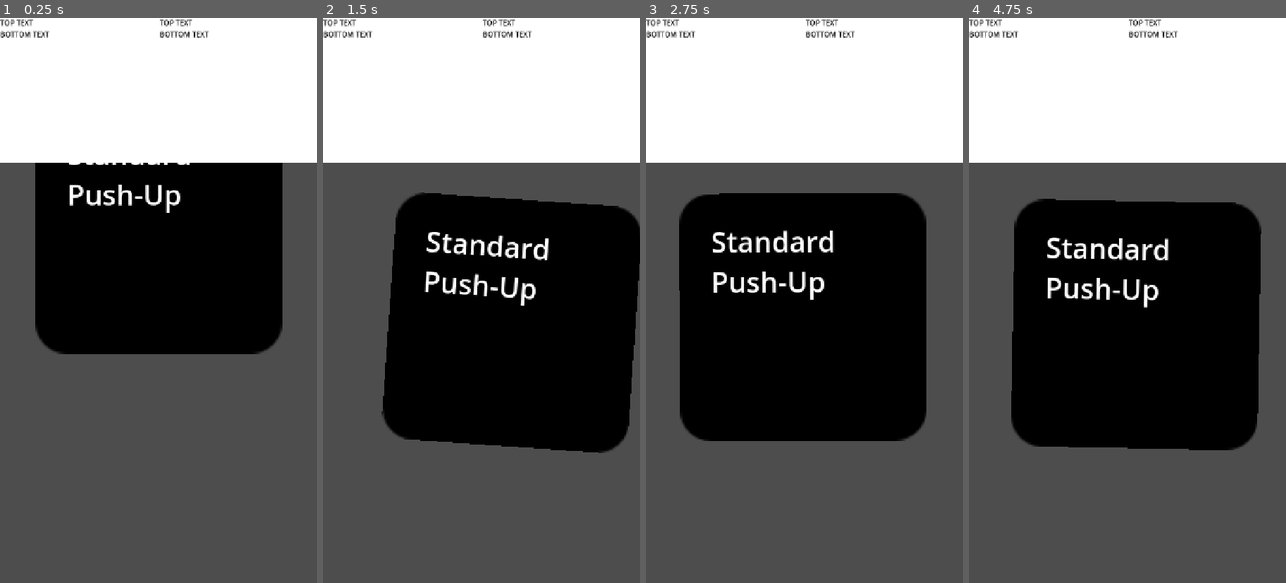
Above: before the commit, frames 1-4 (left to right).
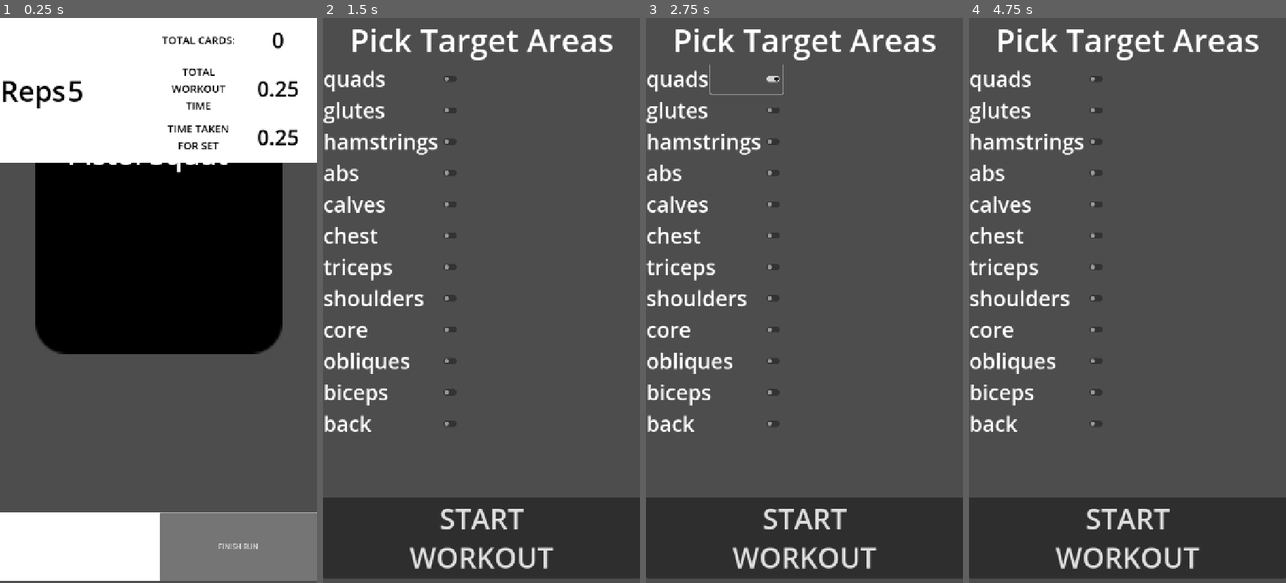
Above: after the commit, the same moments.

Repository: aimforbigfoot/godot-workout-app-working-title-willchangereponamesoon
Game: Godot game, scene res://src/gameScreen/game_screen.tscn
The game is run twice, just before and just after one commit, with the same random seed, the same clock (stepped at 60 frames per second) and the same inputs. The engine's default icon, where the game draws it, is replaced by a stand-in: a white triangle on a blue panel in a dark square.
Inputs (mouse positions are in pixels of both pictures, inside the frame that each line leads up to):
- Up to frame 1 (0.25 s): no input
- Up to frame 2 (1.5 s): click (560, 549) at 0.5 s, where only the run after the commit has a clickable "FINISH RUN"; click (560, 317) at 1.25 s, where only the run after the commit has a clickable "TRY AGAIN"
- Up to frame 3 (2.75 s): click (747, 80) at 2.02 s
- Up to frame 4 (4.75 s): click (1127, 537) at 2.75 s, where only the run after the commit has a clickable "START WORKOUT"; click (1206, 549) at 3.5 s, where only the run after the commit has a clickable "FINISH RUN"; click (1206, 317) at 4.25 s, where only the run after the commit has a clickable "TRY AGAIN"

The runs differ from the first frame. In frame 1, 15% of the frame differs, in the area x 0-100%, y 0-100%; in frame 2, 74%; in frame 3, 73%; in frame 4, 73%.

Commit message:
ALL FROM STREAM - basic MVP DONE
literally did so much, added so much for time to reps to muscle group picker and end screen and stats during runs and YAY

Diff:
--- /dev/null
+++ b/assets/lowerbody.json
@@ -0,0 +1,74 @@
+[
+  {
+    "id": "squat_air",
+    "name": "Air Squat",
+    "muscle_groups": ["quads","glutes","hamstrings"],
+    "difficulty": "beginner",
+    "reps": { "min": 15, "max": 25 },
+    "time_limit_sec": 45,
+    "allow_breaks": true
+  },
+  {
+    "id": "glute_bridge",
+    "name": "Glute Bridge",
+    "muscle_groups": ["glutes","hamstrings"],
+    "difficulty": "beginner",
+    "reps": { "min": 10, "max": 15 },
+    "time_limit_sec": 45,
+    "allow_breaks": true
+  },
+  {
+    "id": "lunge_forward",
+    "name": "Forward Lunge",
+    "muscle_groups": ["quads","hamstrings","glutes"],
+    "difficulty": "intermediate",
+    "reps": { "min": 10, "max": 14 },
+    "time_limit_sec": 50,
+    "allow_breaks": true
+  },
+  {
+    "id": "reverse_lunge",
+    "name": "Reverse Lunge",
+    "muscle_groups": ["quads","hamstrings","glutes"],
+    "difficulty": "intermediate",
+    "reps": { "min": 10, "max": 14 },
+    "time_limit_sec": 50,
+    "allow_breaks": true
+  },
+  {
+    "id": "single_leg_glute_bridge",
+    "name": "Single-Leg Glute Bridge",
+    "muscle_groups": ["glutes","hamstrings"],
+    "difficulty": "intermediate",
+    "reps": { "min": 6, "max": 10 },
+    "time_limit_sec": 45,
+    "allow_breaks": true
+  },
+  {
+    "id": "pistol_squat",
+    "name": "Pistol Squat",
+    "muscle_groups": ["quads","glutes","hamstrings"],
+    "difficulty": "advanced",
+    "reps": { "min": 3, "max": 6 },
+    "time_limit_sec": 40,
+    "allow_breaks": true
+  },
+  {
+    "id": "shrimp_squat",
+    "name": "Shrimp Squat",
+    "muscle_groups": ["quads","glutes","abs"],
+    "difficulty": "advanced",
+    "reps": { "min": 3, "max": 6 },
+    "time_limit_sec": 40,
+    "allow_breaks": true
+  },
+  {
+    "id": "calf_raise_double",
+    "name": "Double-Leg Calf Raise",
+    "muscle_groups": ["calves"],
+    "difficulty": "beginner",
+    "reps": { "min": 15, "max": 25 },
+    "time_limit_sec": 40,
+    "allow_breaks": true
+  }
+]
--- a/assets/workouttest.json
+++ b/assets/workouttest.json
@@ -22,24 +22,15 @@
   {
 	"id": "plank_standard",
 	"name": "Standard Plank",
-	"muscle_groups": ["core", "shoulders", "transverse_abdominis"],
+	"muscle_groups": ["core", "shoulders"],
+	"isSeconds": false,
 	"difficulty": "beginner",
 	"equipment": [],
 	"reps": { "min": 30, "max": 60 },
 	"time_limit_sec": 60,
 	"allow_breaks": false
   },
-  {
-	"id": "dumbbell_goblet_squat",
-	"name": "Goblet Squat",
-	"muscle_groups": ["quads", "glutes"],
-	"difficulty": "intermediate",
-	"equipment": ["dumbbell"],
-	"reps": { "min": 8, "max": 12 },
-	"time_limit_sec": 60,
-	"allow_breaks": true
-  },
-  {
+   {
 	"id": "pushup_diamond",
 	"name": "Diamond Push-Up",
 	"muscle_groups": ["triceps", "chest"],
@@ -52,7 +43,7 @@
   {
 	"id": "v_up",
 	"name": "V-Up",
-	"muscle_groups": ["core", "abs"],
+	"muscle_groups": ["abs"],
 	"difficulty": "advanced",
 	"equipment": [],
 	"reps": { "min": 8, "max": 12 },
@@ -85,6 +76,7 @@
 	"muscle_groups": ["core", "shoulders", "obliques"],
 	"difficulty": "intermediate",
 	"equipment": [],
+	"isSeconds": false,
 	"reps": { "min": 12, "max": 20 },
 	"time_limit_sec": 60,
 	"allow_breaks": true
@@ -115,6 +107,7 @@
 	"muscle_groups": ["core", "obliques"],
 	"difficulty": "intermediate",
 	"equipment": [],
+	"isSeconds": false,
 	"reps": { "min": 20, "max": 40 },
 	"time_limit_sec": 40,
 	"allow_breaks": false
--- a/project.godot
+++ b/project.godot
@@ -34,6 +34,11 @@
 "events": [Object(InputEventMouseButton,"resource_local_to_scene":false,"resource_name":"","device":-1,"window_id":0,"a …(253 unchanged characters)…
 ]
 }
+R={
+"deadzone": 0.2,
+"events": [Object(InputEventKey,"resource_local_to_scene":false,"resource_name":"","device":-1,"window_id":0,"alt_pressed":false,"shift_pressed":false,"ctrl_pressed":false,"meta_pressed":false,"pressed":false,"keycode":0,"physical_keycode":82,"key_label":0,"unicode":114,"location":0,"echo":false,"script":null)
+]
+}
 
 [input_devices]
 
--- /dev/null
+++ b/src/exserizeSetupScreen/exersize_setup_screen.tscn
@@ -0,0 +1,21 @@
+[gd_scene load_steps=2 format=3 uid="uid://bjab84omxeo42"]
+
+[ext_resource type="PackedScene" uid="uid://c7esicqtarhva" path="res://src/exserizeSetupScreen/muscleGroupContainer/muscle_group_picker.tscn" id="1_650nn"]
+
+[node name="ExersizeSetupScreen" type="Node2D"]
+
+[node name="Control" type="Control" parent="."]
+custom_minimum_size = Vector2(720, 0)
+layout_mode = 3
+anchors_preset = 0
+offset_right = 720.0
+offset_bottom = 1273.0
+size_flags_horizontal = 3
+size_flags_vertical = 3
+metadata/_edit_use_anchors_ = true
+
+[node name="muscleGroupPicker" parent="Control" instance=ExtResource("1_650nn")]
+layout_mode = 1
+anchors_preset = -1
+anchor_bottom = 0.996858
+metadata/_edit_use_anchors_ = true
--- /dev/null
+++ b/src/exserizeSetupScreen/muscleGroupContainer/mgc.gd
@@ -0,0 +1,17 @@
+extends HBoxContainer
+
+var muscleGroupName := ""
+
+func _ready() -> void:
+	$isPartOfFilter.toggled.connect(addOrRemoveFromMainFilter)
+
+func addOrRemoveFromMainFilter(isToBeAdded:bool) -> void:
+	if isToBeAdded:
+		ExcersizeGrabber.muscleGroupFilter.append(muscleGroupName)
+	else:
+		var indOfThingIWant := ExcersizeGrabber.muscleGroupFilter.find(muscleGroupName)
+		ExcersizeGrabber.muscleGroupFilter.remove_at( indOfThingIWant )
+	print(ExcersizeGrabber.muscleGroupFilter)
+func setName(_muscleGroupName:String) -> void:
+	$muscleGroupText.text = _muscleGroupName
+	muscleGroupName = _muscleGroupName
--- /dev/null
+++ b/src/exserizeSetupScreen/muscleGroupContainer/mgc.tscn
@@ -0,0 +1,18 @@
+[gd_scene load_steps=2 format=3 uid="uid://cl2yre6eqpeu3"]
+
+[ext_resource type="Script" uid="uid://cnhn8keopoqq2" path="res://src/exserizeSetupScreen/muscleGroupContainer/mgc.gd" id="1_bglbr"]
+
+[node name="mgc" type="HBoxContainer"]
+offset_right = 720.0
+offset_bottom = 67.0
+alignment = 1
+script = ExtResource("1_bglbr")
+
+[node name="muscleGroupText" type="Label" parent="."]
+layout_mode = 2
+theme_override_font_sizes/font_size = 48
+text = "MUSCLE GROUP"
+
+[node name="isPartOfFilter" type="CheckButton" parent="."]
+layout_mode = 2
+size_flags_horizontal = 3
--- /dev/null
+++ b/src/exserizeSetupScreen/muscleGroupContainer/muscle_group_picker.gd
@@ -0,0 +1,13 @@
+extends VBoxContainer
+
+
+func _ready() -> void:
+	$startWorkout.pressed.connect(startWorkout)
+	for group in ExcersizeGrabber.getArrayOfMuscleGroups():
+		var mgc := preload("res://src/exserizeSetupScreen/muscleGroupContainer/mgc.tscn").instantiate()
+		$ScrollContainer/VBoxContainer.add_child(mgc)
+		mgc.setName(group)
+
+
+func startWorkout() -> void:
+	get_tree().change_scene_to_file("res://src/gameScreen/game_screen.tscn")
--- /dev/null
+++ b/src/exserizeSetupScreen/muscleGroupContainer/muscle_group_picker.tscn
@@ -0,0 +1,32 @@
+[gd_scene load_steps=2 format=3 uid="uid://c7esicqtarhva"]
+
+[ext_resource type="Script" uid="uid://ci3urgfddlwa7" path="res://src/exserizeSetupScreen/muscleGroupContainer/muscle_group_picker.gd" id="1_isr5w"]
+
+[node name="muscleGroupPicker" type="VBoxContainer"]
+anchors_preset = 15
+anchor_right = 1.0
+anchor_bottom = 1.0
+grow_horizontal = 2
+grow_vertical = 2
+script = ExtResource("1_isr5w")
+
+[node name="Label" type="Label" parent="."]
+layout_mode = 2
+theme_override_font_sizes/font_size = 72
+text = "Pick Target Areas"
+horizontal_alignment = 1
+vertical_alignment = 1
+
+[node name="ScrollContainer" type="ScrollContainer" parent="."]
+layout_mode = 2
+size_flags_vertical = 3
+
+[node name="VBoxContainer" type="VBoxContainer" parent="ScrollContainer"]
+layout_mode = 2
+size_flags_vertical = 3
+
+[node name="startWorkout" type="Button" parent="."]
+layout_mode = 2
+theme_override_font_sizes/font_size = 64
+text = "START
+WORKOUT"
--- /dev/null
+++ b/src/finishScreen/finish_screen.gd
@@ -0,0 +1,9 @@
+extends Control
+
+
+func _ready() -> void:
+	$VBoxContainer/HBoxContainer2/tryAgain.pressed.connect(btnPress)
+
+func btnPress() -> void:
+	get_tree().change_scene_to_file("res://src/exserizeSetupScreen/exersize_setup_screen.tscn")
+	pass
--- /dev/null
+++ b/src/finishScreen/finish_screen.tscn
@@ -0,0 +1,72 @@
+[gd_scene load_steps=2 format=3 uid="uid://cl3el42imi872"]
+
+[ext_resource type="Script" uid="uid://ppq0syp8shf3" path="res://src/finishScreen/finish_screen.gd" id="1_gh8x1"]
+
+[node name="FinishScreen" type="Control"]
+layout_mode = 3
+anchors_preset = 15
+anchor_right = 1.0
+anchor_bottom = 1.0
+offset_bottom = -466.0
+grow_horizontal = 2
+grow_vertical = 2
+script = ExtResource("1_gh8x1")
+
+[node name="ColorRect" type="ColorRect" parent="."]
+layout_mode = 1
+anchors_preset = 15
+anchor_right = 1.0
+anchor_bottom = 1.0
+grow_horizontal = 2
+grow_vertical = 2
+color = Color(0.0687983, 0.0687983, 0.0687983, 1)
+
+[node name="VBoxContainer" type="VBoxContainer" parent="."]
+layout_mode = 1
+anchors_preset = 15
+anchor_right = 1.0
+anchor_bottom = 1.0
+grow_horizontal = 2
+grow_vertical = 2
+
+[node name="Label" type="Label" parent="VBoxContainer"]
+layout_mode = 2
+size_flags_vertical = 6
+theme_override_font_sizes/font_size = 64
+text = "YOU'RE DONE!"
+horizontal_alignment = 1
+vertical_alignment = 1
+
+[node name="HBoxContainer" type="HBoxContainer" parent="VBoxContainer"]
+layout_mode = 2
+size_flags_vertical = 3
+
+[node name="Label2" type="Label" parent="VBoxContainer/HBoxContainer"]
+layout_mode = 2
+size_flags_horizontal = 3
+theme_override_font_sizes/font_size = 64
+text = "CARD COUNT:"
+horizontal_alignment = 1
+vertical_alignment = 1
+
+[node name="Label3" type="Label" parent="VBoxContainer/HBoxContainer"]
+layout_mode = 2
+size_flags_horizontal = 3
+theme_override_font_sizes/font_size = 64
+text = "1516889"
+horizontal_alignment = 1
+vertical_alignment = 1
+
+[node name="HBoxContainer2" type="HBoxContainer" parent="VBoxContainer"]
+layout_mode = 2
+size_flags_vertical = 3
+
+[node name="home" type="Button" parent="VBoxContainer/HBoxContainer2"]
+layout_mode = 2
+size_flags_horizontal = 3
+text = "GO HOME"
+
+[node name="tryAgain" type="Button" parent="VBoxContainer/HBoxContainer2"]
+layout_mode = 2
+size_flags_horizontal = 3
+text = "TRY AGAIN"
--- a/src/gameScreen/card/cardManager/card_manager.gd
+++ b/src/gameScreen/card/cardManager/card_manager.gd
@@ -2,14 +2,55 @@
 
 @onready var cardpos := $cardStartPos
 var arrOfExcersizes := []
+var totalCardsDone := 0
+var timeTakenForSet :float = 0.0
+var totalTimeOfWorkout :float= 0.0
+var timeOfSet := 0.0
+func _ready() -> void:
+	spawnSwipeableCard()
+	$BottomUI/HBoxContainer/VBoxContainer2/finishRun.pressed.connect(finishRun)
 
-func _ready() -> void:
-	arrOfExcersizes = ExcersizeGrabber.getJsonData()
-	spawnSwipeableCard()
+func finishRun() -> void:
+	get_tree().change_scene_to_file("res://src/finishScreen/finish_screen.tscn")
 
 func spawnSwipeableCard() -> void:
+	totalCardsDone += 1
+	timeOfSet = 0.0
 	var c := preload("res://src/gameScreen/card/genCard/general_card.tscn").instantiate()
 	add_child(c)
 	c.setStartPos(cardpos.global_position)
-	c.useCardData(arrOfExcersizes[0])
-	pass
+	var e := ExcersizeGrabber.grabFilteredExcersize()
+	print(e)
+	var repCount := randi_range(e.reps.min, e.reps.max)
+	var b := e.has("isSeconds")
+	print(b)
+	setRepCount(repCount, b  )
+	c.useCardData(e )
+
+	c.cardSwipped.connect(showNextCard)
+
+func showNextCard() -> void:
+	$TopUI/HBoxContainer/VBoxContainer2/HBoxContainer/totalCardCounts.text = str(totalCardsDone)
+
+	spawnSwipeableCard()
+
+
+func setRepCount(repsOrSeconds:int, isSeconds:bool)  -> void:
+	$TopUI/HBoxContainer/VBoxContainer/HBoxContainer/numOfThing.text = str(repsOrSeconds)
+	if isSeconds:
+		$TopUI/HBoxContainer/VBoxContainer/HBoxContainer/repsOrSeconds.text = "Secs"
+	else:
+		$TopUI/HBoxContainer/VBoxContainer/HBoxContainer/repsOrSeconds.text = "Reps"
+
+
+
+func _physics_process(delta: float) -> void:
+	totalTimeOfWorkout += delta
+	timeOfSet += delta
+
+	if totalTimeOfWorkout < 999.0:
+		$TopUI/HBoxContainer/VBoxContainer2/HBoxContainer2/totalTime.text = str(totalTimeOfWorkout).left(5).pad_decimals(2)
+	else:
+		$TopUI/HBoxContainer/VBoxContainer2/HBoxContainer2/totalTime.text = str(totalTimeOfWorkout).left(5).pad_decimals(0)
+
+	$TopUI/HBoxContainer/VBoxContainer2/HBoxContainer3/timeOfSet.text = str(timeOfSet).pad_decimals(2)
--- a/src/gameScreen/card/cardManager/card_manager.tscn
+++ b/src/gameScreen/card/cardManager/card_manager.tscn
@@ -35,29 +35,144 @@
 layout_mode = 2
 size_flags_horizontal = 3
 
-[node name="Label" type="Label" parent="TopUI/HBoxContainer/VBoxContainer"]
+[node name="HBoxContainer" type="HBoxContainer" parent="TopUI/HBoxContainer/VBoxContainer"]
+layout_mode = 2
+size_flags_vertical = 6
+
+[node name="repsOrSeconds" type="Label" parent="TopUI/HBoxContainer/VBoxContainer/HBoxContainer"]
 layout_mode = 2
 theme_override_colors/font_color = Color(0, 0, 0, 1)
-text = "TOP TEXT"
+theme_override_font_sizes/font_size = 64
+text = "REPS:"
+horizontal_alignment = 1
+vertical_alignment = 1
 
-[node name="Label2" type="Label" parent="TopUI/HBoxContainer/VBoxContainer"]
+[node name="numOfThing" type="Label" parent="TopUI/HBoxContainer/VBoxContainer/HBoxContainer"]
 layout_mode = 2
 theme_override_colors/font_color = Color(0, 0, 0, 1)
-text = "BOTTOM TEXT"
+theme_override_font_sizes/font_size = 64
+text = "12"
+horizontal_alignment = 1
+vertical_alignment = 1
 
 [node name="VBoxContainer2" type="VBoxContainer" parent="TopUI/HBoxContainer"]
 layout_mode = 2
 size_flags_horizontal = 3
 
-[node name="Label" type="Label" parent="TopUI/HBoxContainer/VBoxContainer2"]
+[node name="HBoxContainer" type="HBoxContainer" parent="TopUI/HBoxContainer/VBoxContainer2"]
 layout_mode = 2
+size_flags_vertical = 6
+
+[node name="textOfCards" type="Label" parent="TopUI/HBoxContainer/VBoxContainer2/HBoxContainer"]
+layout_mode = 2
+size_flags_horizontal = 3
 theme_override_colors/font_color = Color(0, 0, 0, 1)
-text = "TOP TEXT"
+theme_override_font_sizes/font_size = 24
+text = "TOTAL CARDS:"
+horizontal_alignment = 1
+vertical_alignment = 1
 
-[node name="Label2" type="Label" parent="TopUI/HBoxContainer/VBoxContainer2"]
+[node name="totalCardCounts" type="Label" parent="TopUI/HBoxContainer/VBoxContainer2/HBoxContainer"]
 layout_mode = 2
+size_flags_horizontal = 3
 theme_override_colors/font_color = Color(0, 0, 0, 1)
-text = "BOTTOM TEXT"
+theme_override_font_sizes/font_size = 48
+text = "0"
+horizontal_alignment = 1
+vertical_alignment = 1
+
+[node name="HBoxContainer2" type="HBoxContainer" parent="TopUI/HBoxContainer/VBoxContainer2"]
+layout_mode = 2
+size_flags_vertical = 3
+
+[node name="timeTxt" type="Label" parent="TopUI/HBoxContainer/VBoxContainer2/HBoxContainer2"]
+layout_mode = 2
+size_flags_horizontal = 3
+theme_override_colors/font_color = Color(0, 0, 0, 1)
+theme_override_font_sizes/font_size = 24
+text = "TOTAL WORKOUT
+TIME"
+horizontal_alignment = 1
+vertical_alignment = 1
+autowrap_mode = 3
+
+[node name="totalTime" type="Label" parent="TopUI/HBoxContainer/VBoxContainer2/HBoxContainer2"]
+layout_mode = 2
+size_flags_horizontal = 3
+theme_override_colors/font_color = Color(0, 0, 0, 1)
+theme_override_font_sizes/font_size = 48
+text = "0000"
+horizontal_alignment = 1
+vertical_alignment = 1
+
+[node name="HBoxContainer3" type="HBoxContainer" parent="TopUI/HBoxContainer/VBoxContainer2"]
+layout_mode = 2
+size_flags_vertical = 3
+
+[node name="timeForSet" type="Label" parent="TopUI/HBoxContainer/VBoxContainer2/HBoxContainer3"]
+layout_mode = 2
+size_flags_horizontal = 3
+theme_override_colors/font_color = Color(0, 0, 0, 1)
+theme_override_font_sizes/font_size = 24
+text = "TIME TAKEN
+FOR SET"
+horizontal_alignment = 1
+vertical_alignment = 1
+
+[node name="timeOfSet" type="Label" parent="TopUI/HBoxContainer/VBoxContainer2/HBoxContainer3"]
+layout_mode = 2
+size_flags_horizontal = 3
+theme_override_colors/font_color = Color(0, 0, 0, 1)
+theme_override_font_sizes/font_size = 48
+text = "0000"
+horizontal_alignment = 1
+vertical_alignment = 1
+
+[node name="HBoxContainer4" type="HBoxContainer" parent="TopUI/HBoxContainer/VBoxContainer2"]
+layout_mode = 2
+
+[node name="HBoxContainer5" type="HBoxContainer" parent="TopUI/HBoxContainer/VBoxContainer2"]
+layout_mode = 2
 
 [node name="cardStartPos" type="Marker2D" parent="."]
 position = Vector2(360, 696)
+
+[node name="BottomUI" type="Control" parent="."]
+z_index = 5
+z_as_relative = false
+layout_mode = 3
+anchors_preset = 0
+offset_top = 1120.0
+offset_right = 720.0
+offset_bottom = 1275.0
+
+[node name="ColorRect" type="ColorRect" parent="BottomUI"]
+layout_mode = 1
+anchors_preset = 15
+anchor_right = 1.0
+anchor_bottom = 1.0
+grow_horizontal = 2
+grow_vertical = 2
+metadata/_edit_use_anchors_ = true
+
+[node name="HBoxContainer" type="HBoxContainer" parent="BottomUI"]
+layout_mode = 1
+anchors_preset = 15
+anchor_right = 1.0
+anchor_bottom = 1.0
+grow_horizontal = 2
+grow_vertical = 2
+metadata/_edit_use_anchors_ = true
+
+[node name="VBoxContainer" type="VBoxContainer" parent="BottomUI/HBoxContainer"]
+layout_mode = 2
+size_flags_horizontal = 3
+
+[node name="VBoxContainer2" type="VBoxContainer" parent="BottomUI/HBoxContainer"]
+layout_mode = 2
+size_flags_horizontal = 3
+
+[node name="finishRun" type="Button" parent="BottomUI/HBoxContainer/VBoxContainer2"]
+layout_mode = 2
+size_flags_vertical = 3
+text = "FINISH RUN"
--- a/src/gameScreen/card/genCard/general_card.gd
+++ b/src/gameScreen/card/genCard/general_card.gd
@@ -1,46 +1,102 @@
 extends Node2D
 
-# —— configurable parameters —— #
+signal cardSwipped
+signal userFailedSet
+signal completedSet
+
+const DISTTHATTRIGGERSCLICK := 160000.0
+const DISTTOSHOWTHEMESSAGE := 230.0
 @export var rotation_factor: float = 0.001   # radians per pixel of X‑drag
 @export var return_speed: float   = 5.0      # how fast to lerp back (higher = snappier)
 
-# —— internal state —— #
+var cardBeingUsed := true
 var follow_mouse := false
-var returning    := true
+var returning := true
 var start_position := Vector2.ZERO
+var isDoneSet := false
+var failedSet := false
+
 
 func _ready() -> void:
-	pass
+	userFailedSet.connect(userDoneWithCard)
+	completedSet.connect(userDoneWithCard)
+
+func userDoneWithCard(didUserWin :bool) -> void:
+	cardBeingUsed = false
+	var t := create_tween()
+	if didUserWin:
+		t.tween_property(self, "global_position", Vector2(-2000, global_position.y + 100), 0.25).set_ease(Tween.EASE_IN).set_trans(Tween.TRANS_EXPO)
+	else:
+		t.tween_property(self, "global_position", Vector2(2000, global_position.y + 100), 0.25).set_ease(Tween.EASE_IN).set_trans(Tween.TRANS_EXPO)
+	t.play()
+	t.finished.connect(  getRidOfCard )
+
+func getRidOfCard() -> void:
+	cardSwipped.emit()
+	queue_free()
 
 
 func _input(event: InputEvent) -> void:
 	if event.is_action_pressed("click"):
-		follow_mouse = true
-		returning    = false
+		var dist := global_position.distance_squared_to(get_global_mouse_position())
+		if dist < DISTTHATTRIGGERSCLICK:
+			follow_mouse = true
+			returning = false
 	elif event.is_action_released("click") and follow_mouse:
 		follow_mouse = false
-		returning    = true
+		returning  = true
+	if event.is_action_pressed("R"):
+		get_tree().reload_current_scene()
+
+
 
 func _physics_process(delta: float) -> void:
-	if follow_mouse:
-		var mouse_pos = get_global_mouse_position()
-		global_position = lerp(global_position, mouse_pos, 0.9)
-		rotation = (mouse_pos.x - start_position.x) * rotation_factor
-	elif returning:
-		# 1) Position lerp
-		global_position = lerp(global_position, start_position, return_speed * delta)
-		# 2) Rotation lerp back to zero
-		rotation = lerp(rotation, 0.0, return_speed * delta)
-		# 3) Once “close enough,” snap and stop
-		if global_position.distance_to(start_position) < 1.0 and abs(rotation) < 0.01:
-			global_position = start_position
-			rotation = 0.0
-			returning = false
+	if cardBeingUsed:
+		if follow_mouse:
+			var mouse_pos = get_global_mouse_position()
+			global_position = lerp(global_position, mouse_pos, 0.5)
+			rotation = (mouse_pos.x - start_position.x) * rotation_factor
+
+			var diffOfCardFromCenter := (start_position - global_position)
+			var distFromStart :float = diffOfCardFromCenter.length_squared()
+
+			if diffOfCardFromCenter.x > DISTTOSHOWTHEMESSAGE:
+				$completedComp.visible = true
+				isDoneSet = true
+			else:
+				$completedComp.visible = false
+				isDoneSet = false
+			if diffOfCardFromCenter.x < -DISTTOSHOWTHEMESSAGE:
+				$failComp.visible = true
+				failedSet = true
+			else:
+				$failComp.visible = false
+				failedSet = false
+
+
+
+		elif returning:
+			# 1) Position lerp
+			if not failedSet and not isDoneSet:
+				global_position = lerp(global_position, start_position, return_speed * delta)
+				# 2) Rotation lerp back to zero
+				rotation = lerp(rotation, 0.0, return_speed * delta)
+				# 3) Once “close enough,” snap and stop
+				if global_position.distance_to(start_position) < 1.0 and abs(rotation) < 0.01:
+					global_position = start_position
+					rotation = 0.0
+					returning = false
+			if failedSet:
+				failedSet = false
+				userFailedSet.emit(false)
+			if isDoneSet:
+				isDoneSet = false
+				completedSet.emit(true)
 
 func setStartPos(p:Vector2) -> void:
 	start_position = p
 	global_position = Vector2(start_position.x, -100.0)
 
 func useCardData(cardDeets : Dictionary) -> void:
-	$excersizeName.text = cardDeets.name
+	$exersizeComp/excersizeName.text = cardDeets.name
 	pass
--- a/src/gameScreen/card/genCard/general_card.tscn
+++ b/src/gameScreen/card/genCard/general_card.tscn
@@ -9,21 +9,69 @@
 [node name="generalCard" type="Node2D"]
 script = ExtResource("1_1hefd")
 
-[node name="Sprite2D" type="Sprite2D" parent="."]
-modulate = Color(0, 0, 0, 1)
-scale = Vector2(4.375, 4.375)
-texture = ExtResource("1_eh3id")
-
 [node name="Area2D" type="Area2D" parent="."]
 
 [node name="CollisionShape2D" type="CollisionShape2D" parent="Area2D"]
 shape = SubResource("RectangleShape2D_eh3id")
 
-[node name="excersizeName" type="Label" parent="."]
+[node name="exersizeComp" type="Node2D" parent="."]
+
+[node name="Sprite2D" type="Sprite2D" parent="exersizeComp"]
+modulate = Color(0, 0, 0, 1)
+scale = Vector2(4.375, 4.375)
+texture = ExtResource("1_eh3id")
+
+[node name="excersizeName" type="Label" parent="exersizeComp"]
 offset_left = -208.0
 offset_top = -216.0
 offset_right = 192.0
 offset_bottom = -37.0
 theme_override_font_sizes/font_size = 64
-text = "pt pt pt hahaha"
 autowrap_mode = 3
+
+[node name="completedComp" type="Node2D" parent="."]
+visible = false
+
+[node name="ColorRect" type="ColorRect" parent="completedComp"]
+offset_left = -256.0
+offset_top = -256.0
+offset_right = -181.0
+offset_bottom = -181.0
+scale = Vector2(6.86957, 6.85455)
+color = Color(0, 1, 0, 1)
+
+[node name="completedText" type="Label" parent="completedComp"]
+offset_left = -256.0
+offset_top = -256.0
+offset_right = 256.0
+offset_bottom = 256.0
+theme_override_colors/font_color = Color(0, 0, 0, 1)
+theme_override_font_sizes/font_size = 64
+text = "FINISHED
+SET"
+horizontal_alignment = 1
+vertical_alignment = 1
+autowrap_mode = 3
+
+[node name="failComp" type="Node2D" parent="."]
+visible = false
+
+[node name="ColorRect" type="ColorRect" parent="failComp"]
+offset_left = -256.0
+offset_top = -256.0
+offset_right = -181.0
+offset_bottom = -181.0
+scale = Vector2(6.86957, 6.85455)
+color = Color(1, 0.376471, 0, 1)
+
+[node name="excersizeName" type="Label" parent="failComp"]
+offset_left = -256.0
+offset_top = -256.0
+offset_right = 256.0
+offset_bottom = 256.0
+theme_override_colors/font_color = Color(0, 0, 0, 1)
+theme_override_font_sizes/font_size = 64
+text = "FAILED SET"
+horizontal_alignment = 1
+vertical_alignment = 1
+autowrap_mode = 3
--- a/src/scripts/exersizeHelper/ExcersizeGrabber.gd
+++ b/src/scripts/exersizeHelper/ExcersizeGrabber.gd
@@ -1,10 +1,44 @@
 extends Node
 
-func getJsonData() -> Array:
+var allExcersizes :Array= []
+var muscleGroupFilter := []
+var filesToUse := [
+	"res://assets/lowerbody.json",
+	"res://assets/workouttest.json"
+]
+
+func _ready() -> void:
+	getJsonData()
+
+func getJsonData() -> void:
+	allExcersizes  = []
 	var json = JSON.new()
-	var fileAsString := FileAccess.get_file_as_string("res://assets/workouttest.json")
-	print(fileAsString)
-	var error = json.parse_string(fileAsString)
-	var arrOfWorkouts: Array = error
-	print(arrOfWorkouts[0])
-	return arrOfWorkouts
+	for file in filesToUse:
+		var fileAsString := FileAccess.get_file_as_string(file)
+		var error = json.parse_string(fileAsString)
+		allExcersizes.append_array(error)
+
+func getArrayOfMuscleGroups() -> Array:
+	var a := []
+
+	for excersize in allExcersizes:
+		for group in excersize["muscle_groups"]:
+			if not a.has(group):
+				a.append( group )
+	print(a)
+	return a
+
+func grabFilteredExcersize() -> Dictionary:
+	var d : Dictionary
+	var subsetted := []
+
+	for exersize in allExcersizes:
+		for muscleGroup in muscleGroupFilter:
+			if exersize["muscle_groups"].has(muscleGroup):
+				subsetted.append(exersize)
+	if subsetted == []:
+			return grabRandomExcersize()
+	return subsetted.pick_random()
+
+func grabRandomExcersize() -> Dictionary:
+	return allExcersizes.pick_random()
Not shown, added: src/exserizeSetupScreen/muscleGroupContainer/mgc.gd.uid
Not shown, added: src/exserizeSetupScreen/muscleGroupContainer/muscle_group_picker.gd.uid
Not shown, added: src/finishScreen/finish_screen.gd.uid
